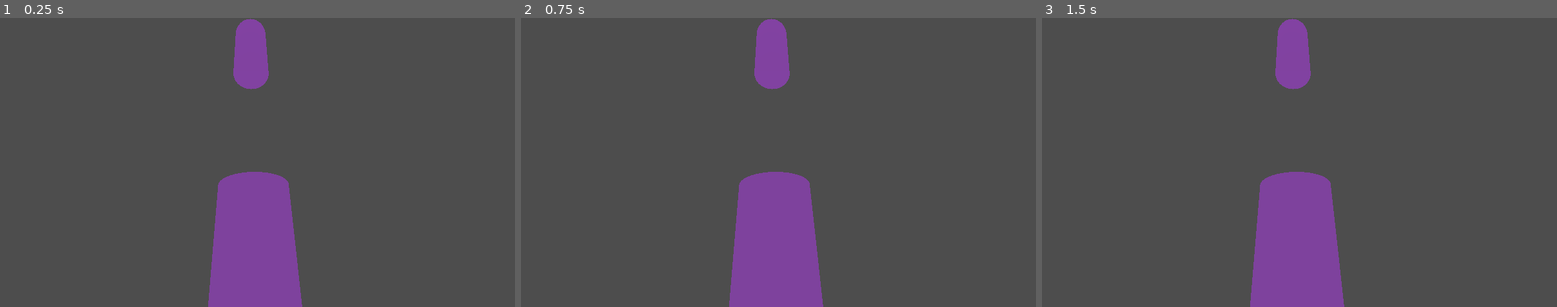
Above: before the commit, frames 1-3 (left to right).
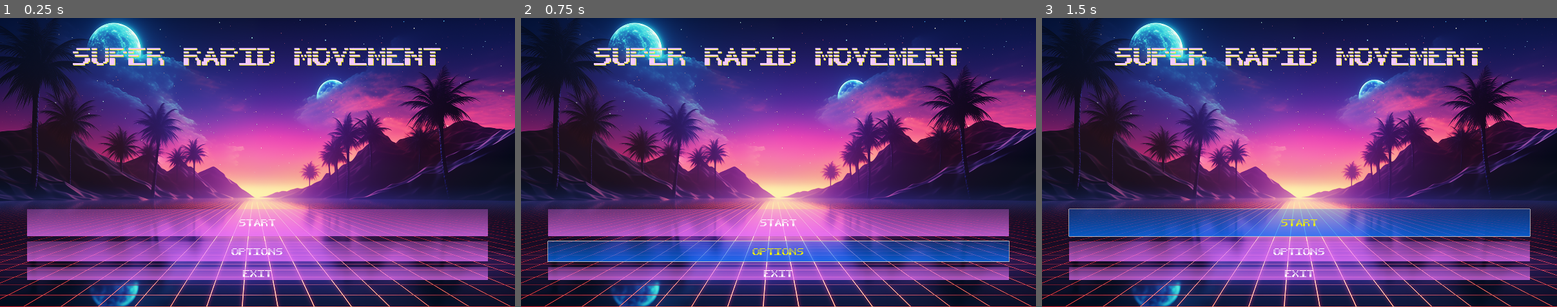
Above: after the commit, the same moments.

Repository: Garlic-Games/mini-jame-gam-26
Game: Godot game, scene res://scenes/dev/Tomeu.tscn
Two runs of this game, one before a commit and one after it. Both use one fixed random seed, a clock stepped at 60 frames per second and the inputs below. The project has no main scene, so this scene is started directly.
Inputs (mouse positions are in pixels of both pictures, inside the frame that each line leads up to):
- Up to frame 1 (0.25 s): no input
- Up to frame 2 (0.75 s): click (778, 252) at 0.5 s, where only the run after the commit has a clickable "Options"
- Up to frame 3 (1.5 s): click (1299, 223) at 1.25 s, where only the run after the commit has a clickable "Start"

The runs differ from the first frame. In frame 1, 100% of the frame differs, in the area x 0-100%, y 0-100%; in frame 2, 100%; in frame 3, 100%.

Commit message:
Aded main menu prefab

Diff:
--- /dev/null
+++ b/art/mainMenu/buttonArea.tres
@@ -0,0 +1,12 @@
+[gd_resource type="StyleBoxTexture" load_steps=3 format=3 uid="uid://dgb8ntt3jssog"]
+
+[sub_resource type="Gradient" id="Gradient_b4di1"]
+colors = PackedColorArray(0.937255, 0.454902, 1, 0.317647, 0.937255, 0.454902, 1, 0.717647)
+
+[sub_resource type="GradientTexture2D" id="GradientTexture2D_sexsd"]
+gradient = SubResource("Gradient_b4di1")
+fill_from = Vector2(0.440367, 0)
+fill_to = Vector2(0.458716, 1)
+
+[resource]
+texture = SubResource("GradientTexture2D_sexsd")
--- /dev/null
+++ b/art/mainMenu/buttonAreaHover.tres
@@ -0,0 +1,12 @@
+[gd_resource type="StyleBoxTexture" load_steps=3 format=3 uid="uid://c6wpjddllpb45"]
+
+[sub_resource type="Gradient" id="Gradient_b4di1"]
+colors = PackedColorArray(0, 0.454902, 1, 0.317647, 0, 0.454902, 1, 0.717647)
+
+[sub_resource type="GradientTexture2D" id="GradientTexture2D_sexsd"]
+gradient = SubResource("Gradient_b4di1")
+fill_from = Vector2(0.440367, 0)
+fill_to = Vector2(0.458716, 1)
+
+[resource]
+texture = SubResource("GradientTexture2D_sexsd")
--- /dev/null
+++ b/art/theme/main.tres
@@ -0,0 +1,13 @@
+[gd_resource type="Theme" load_steps=4 format=3 uid="uid://dpqda1rl4km7n"]
+
+[ext_resource type="StyleBox" uid="uid://dgb8ntt3jssog" path="res://art/mainMenu/buttonArea.tres" id="1_16374"]
+[ext_resource type="FontFile" uid="uid://dvxlgpgvvlyx" path="res://art/fonts/SyntheticText.ttf" id="1_a7uar"]
+[ext_resource type="StyleBox" uid="uid://c6wpjddllpb45" path="res://art/mainMenu/buttonAreaHover.tres" id="1_vb3tv"]
+
+[resource]
+default_font = ExtResource("1_a7uar")
+default_font_size = 12
+Button/colors/font_focus_color = Color(0.952941, 0.964706, 0.819608, 1)
+Button/colors/font_hover_color = Color(0.94902, 0.94902, 0, 1)
+Button/styles/hover = ExtResource("1_vb3tv")
+Button/styles/normal = ExtResource("1_16374")
--- /dev/null
+++ b/prefabs/mainMenu/main_menu.tscn
@@ -0,0 +1,77 @@
+[gd_scene load_steps=3 format=3 uid="uid://bkwmiu271cxf8"]
+
+[ext_resource type="Texture2D" uid="uid://w246lk2eqrg" path="res://art/mainMenu/vaporwave-background-10.png" id="1_tu1xq"]
+[ext_resource type="Theme" uid="uid://dpqda1rl4km7n" path="res://art/theme/main.tres" id="2_f3fat"]
+
+[node name="MainMenu" type="CanvasLayer"]
+
+[node name="AspectRatioContainer" type="AspectRatioContainer" parent="."]
+clip_contents = true
+anchors_preset = 15
+anchor_right = 1.0
+anchor_bottom = 1.0
+grow_horizontal = 2
+grow_vertical = 2
+
+[node name="PanelContainer" type="PanelContainer" parent="AspectRatioContainer"]
+clip_contents = true
+layout_mode = 2
+
+[node name="MainBackground" type="TextureRect" parent="AspectRatioContainer/PanelContainer"]
+clip_contents = true
+layout_mode = 2
+texture = ExtResource("1_tu1xq")
+
+[node name="MarginContainer" type="MarginContainer" parent="AspectRatioContainer/PanelContainer"]
+layout_mode = 2
+theme_override_constants/margin_left = 100
+theme_override_constants/margin_top = 100
+theme_override_constants/margin_right = 100
+theme_override_constants/margin_bottom = 100
+
+[node name="Holder" type="VBoxContainer" parent="AspectRatioContainer/PanelContainer/MarginContainer"]
+layout_mode = 2
+theme_override_constants/separation = 300
+
+[node name="MainTitle" type="Label" parent="AspectRatioContainer/PanelContainer/MarginContainer/Holder"]
+layout_mode = 2
+theme = ExtResource("2_f3fat")
+theme_override_colors/font_color = Color(0.960784, 0.792157, 1, 1)
+theme_override_colors/font_shadow_color = Color(1, 1, 0, 1)
+theme_override_constants/shadow_offset_x = 2
+theme_override_constants/shadow_offset_y = 2
+theme_override_font_sizes/font_size = 100
+text = "SUPER RAPID MOVEMENT"
+horizontal_alignment = 1
+vertical_alignment = 1
+uppercase = true
+
+[node name="VBoxContainer" type="VBoxContainer" parent="AspectRatioContainer/PanelContainer/MarginContainer/Holder"]
+layout_mode = 2
+size_flags_vertical = 3
+theme_override_constants/separation = 20
+alignment = 2
+
+[node name="Start" type="Button" parent="AspectRatioContainer/PanelContainer/MarginContainer/Holder/VBoxContainer"]
+custom_minimum_size = Vector2(0, 100)
+layout_mode = 2
+theme = ExtResource("2_f3fat")
+theme_override_colors/font_color = Color(0.996078, 0.996078, 0.996078, 1)
+theme_override_font_sizes/font_size = 40
+text = "Start"
+
+[node name="Options" type="Button" parent="AspectRatioContainer/PanelContainer/MarginContainer/Holder/VBoxContainer"]
+custom_minimum_size = Vector2(0, 75)
+layout_mode = 2
+theme = ExtResource("2_f3fat")
+theme_override_colors/font_color = Color(0.996078, 0.996078, 0.996078, 1)
+theme_override_font_sizes/font_size = 40
+text = "Options"
+
+[node name="Exit" type="Button" parent="AspectRatioContainer/PanelContainer/MarginContainer/Holder/VBoxContainer"]
+custom_minimum_size = Vector2(0, 50)
+layout_mode = 2
+theme = ExtResource("2_f3fat")
+theme_override_colors/font_color = Color(0.996078, 0.996078, 0.996078, 1)
+theme_override_font_sizes/font_size = 40
+text = "Exit"
--- a/project.godot
+++ b/project.godot
@@ -14,6 +14,11 @@
 config/features=PackedStringArray("4.2", "GL Compatibility")
 config/icon="res://icon.svg"
 
+[display]
+
+window/size/viewport_width=1920
+window/size/viewport_height=1080
+
 [dotnet]
 
 project/assembly_name="Mini-jame-gam-26"
--- a/scenes/dev/Tomeu.tscn
+++ b/scenes/dev/Tomeu.tscn
@@ -1,4 +1,6 @@
 [gd_scene load_steps=3 format=3 uid="uid://dbj7y1m7ryrtn"]
+
+[ext_resource type="PackedScene" uid="uid://bkwmiu271cxf8" path="res://prefabs/mainMenu/main_menu.tscn" id="1_evwpy"]
 
 [sub_resource type="Environment" id="Environment_8xg1a"]
 background_mode = 2
@@ -8,9 +10,8 @@
 ambient_light_energy = 1.35
 reflected_light_source = 2
 fog_enabled = true
-fog_light_color = Color(0.741176, 0.25098, 0.905882, 1)
-
-[sub_resource type="CylinderMesh" id="CylinderMesh_klrau"]
+fog_light_color = Color(0.396078, 0.25098, 0.905882, 1)
+fog_density = 0.3153
 
 [node name="Tomeu" type="Node3D"]
 
@@ -20,10 +21,4 @@
 [node name="Camera3D" type="Camera3D" parent="."]
 transform = Transform3D(0.0416971, 0.483893, 0.874133, -0.023056, 0.875127, -0.483344, -0.998864, 0, 0.0476469, 2.54065, 0, 0.0727984)
 
-[node name="MeshInstance3D2" type="MeshInstance3D" parent="."]
-mesh = SubResource("CylinderMesh_klrau")
-skeleton = NodePath("../MeshInstance3D")
-
-[node name="MeshInstance3D" type="MeshInstance3D" parent="."]
-transform = Transform3D(1, 0, 0, 0, 1, 0, 0, 0, 1, -0.948092, 5.78976, 0)
-mesh = SubResource("CylinderMesh_klrau")
+[node name="MainMenu" parent="." instance=ExtResource("1_evwpy")]
Binary file added: art/fonts/SyntheticText.ttf
Not shown, added: art/fonts/SyntheticText.ttf.import
Binary file added: art/mainMenu/vaporwave-background-10.png
Not shown, added: art/mainMenu/vaporwave-background-10.png.import
